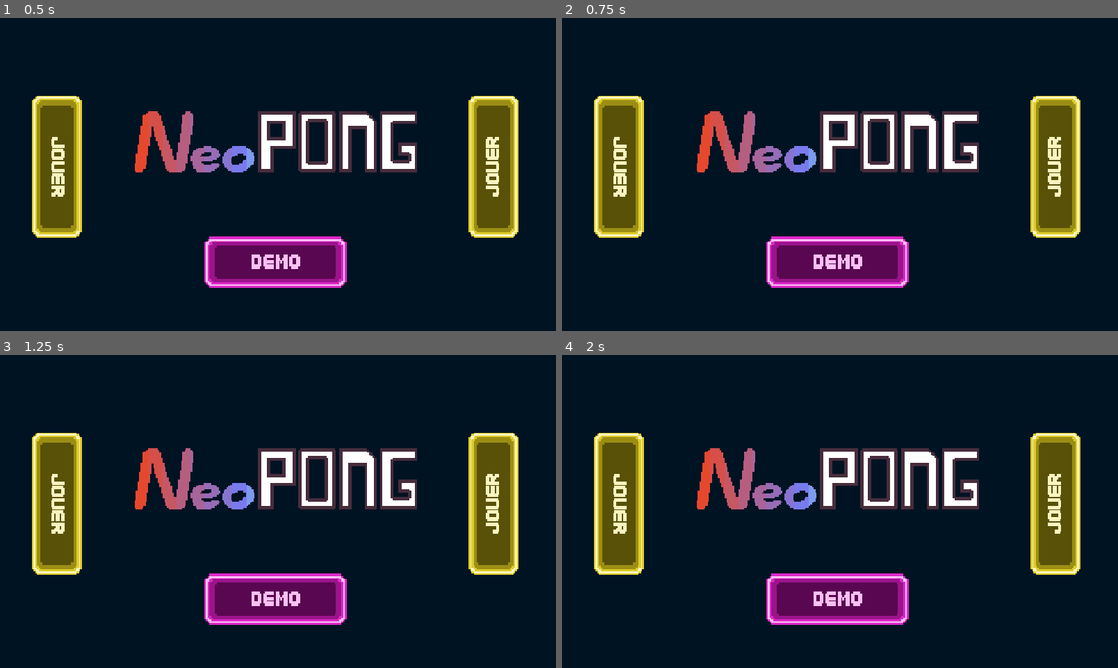
Above: before the commit, frames 1-4 (two rows, left to right).
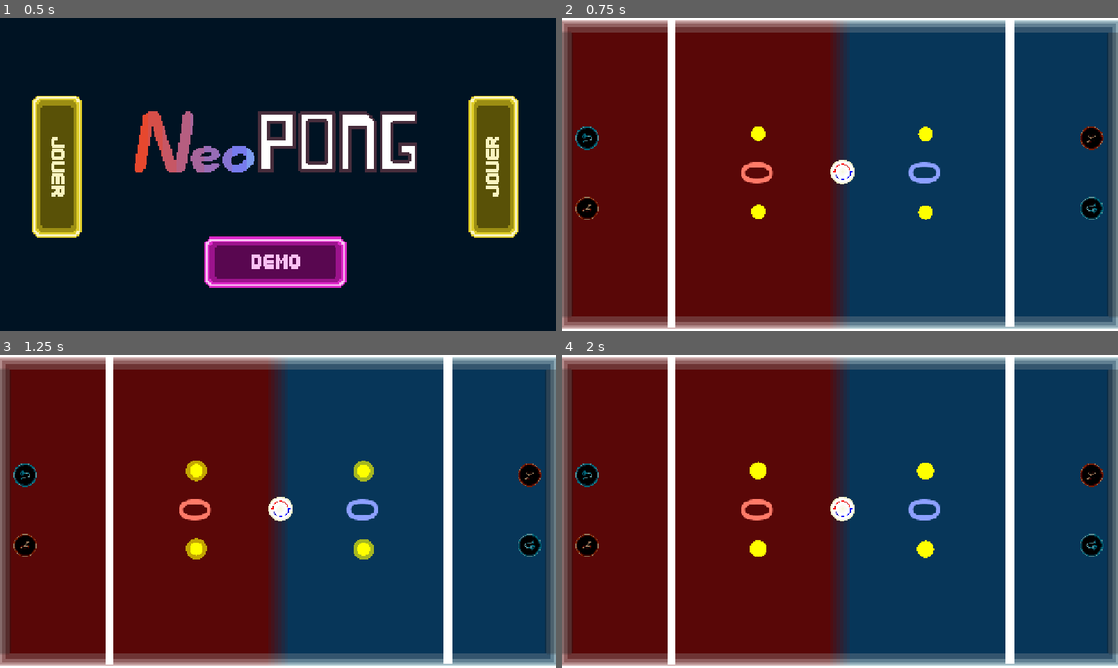
Above: after the commit, the same moments.

Repository: GiuntiniLoic/neopong
Game: Godot game, scene res://2D/UI/titleScreen.tscn
The game is run twice, just before and just after one commit, with the same random seed, the same clock (stepped at 60 frames per second) and the same inputs.
Inputs (mouse positions are in pixels of both pictures, inside the frame that each line leads up to):
- Up to frame 1 (0.5 s): no input
- Up to frame 2 (0.75 s): click (840, 262) at 0.5 s
- Up to frame 3 (1.25 s): no input
- Up to frame 4 (2 s): click (617, 505) at 1.27 s

Frame 1 is identical in both runs. In frame 2, 100% of the frame differs, in the area x 0-100%, y 0-100%; in frame 3, 100%; in frame 4, 100%.
Error before the commit: Cannot call method 'instantiate' on a null value. (res://2D/UI/demo.gd:10)

Commit message:
Fix scene paths and ball texture path

Diff:
--- a/2D/Game/balle/Balle.tscn
+++ b/2D/Game/balle/Balle.tscn
@@ -1,6 +1,7 @@
 [gd_scene format=3 uid="uid://mqytp7ivbaq0"]
 
 [ext_resource type="Script" uid="uid://bbv47wx5ckjnm" path="res://2D/Game/balle/balle.gd" id="1_jga73"]
+[ext_resource type="Texture2D" uid="uid://c2kkjwhm6rpce" path="res://2D/Game/sprite/balle.png" id="2_dx3kx"]
 
 [sub_resource type="CircleShape2D" id="CircleShape2D_wxr5f"]
 radius = 21.023796
@@ -8,9 +9,6 @@
 [sub_resource type="SphereMesh" id="SphereMesh_wxr5f"]
 radius = 20.0
 height = 40.0
-
-[sub_resource type="CompressedTexture2D" id="CompressedTexture2D_jga73"]
-load_path = "res://.godot/imported/balle.png-0a5e7579162c572bdc576f74ebe050f0.ctex"
 
 [node name="Balle" type="RigidBody2D" unique_id=558025850]
 script = ExtResource("1_jga73")
@@ -24,4 +22,4 @@
 
 [node name="Sprite2D" type="Sprite2D" parent="." unique_id=1763828622]
 scale = Vector2(0.3, 0.3)
-texture = SubResource("CompressedTexture2D_jga73")
+texture = ExtResource("2_dx3kx")
--- a/2D/Game/board/board.gd
+++ b/2D/Game/board/board.gd
@@ -229,4 +229,4 @@
 			_on_game_timer_timeout()
 
 		6: # Back to main menu
-			get_tree().change_scene_to_file("res://UI/titleScreen.tscn")
+			get_tree().change_scene_to_file("uid://c5lrq8r70leva")
--- a/2D/Game/board/quit_button.gd
+++ b/2D/Game/board/quit_button.gd
@@ -18,4 +18,4 @@
 
 
 func _on_pressed() -> void:
-	get_tree().change_scene_to_file.call_deferred("res://UI/titleScreen.tscn")
+	get_tree().change_scene_to_file.call_deferred("uid://c5lrq8r70leva")
--- a/2D/Game/slingshot/slingshot.gd
+++ b/2D/Game/slingshot/slingshot.gd
@@ -1,5 +1,5 @@
 extends PrivateTouchZone
-var projectile_preload = preload("res://Game/slingshot/slingshot_projectile.tscn")
+var projectile_preload = preload("uid://v0s1jbtupl54")
 
 @onready var placement_preview_6: Node2D = $PlacementPreview6
 
--- a/2D/UI/demo.gd
+++ b/2D/UI/demo.gd
@@ -6,7 +6,7 @@
 
 
 func _start_demo() -> void:
-	var board_scene: PackedScene = load("res://Game/board/board.tscn")
+	var board_scene: PackedScene = load("uid://o3merluvrn1h")
 	var board = board_scene.instantiate()
 
 	# Must be set before the node enters the tree,
--- a/2D/UI/play.gd
+++ b/2D/UI/play.gd
@@ -6,7 +6,7 @@
 
 
 func _start_game() -> void:
-	var board_scene: PackedScene = load("res://Game/board/board.tscn")
+	var board_scene: PackedScene = load("uid://o3merluvrn1h")
 	var board = board_scene.instantiate()
 
 	# Must be set before the node enters the tree,
